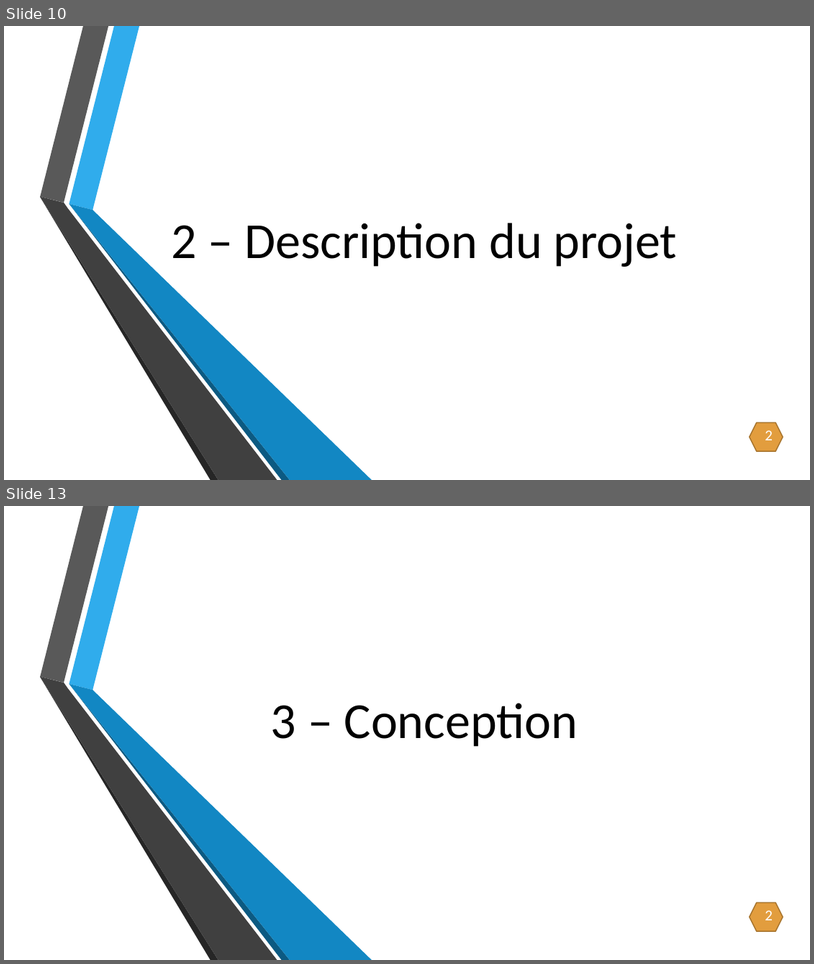
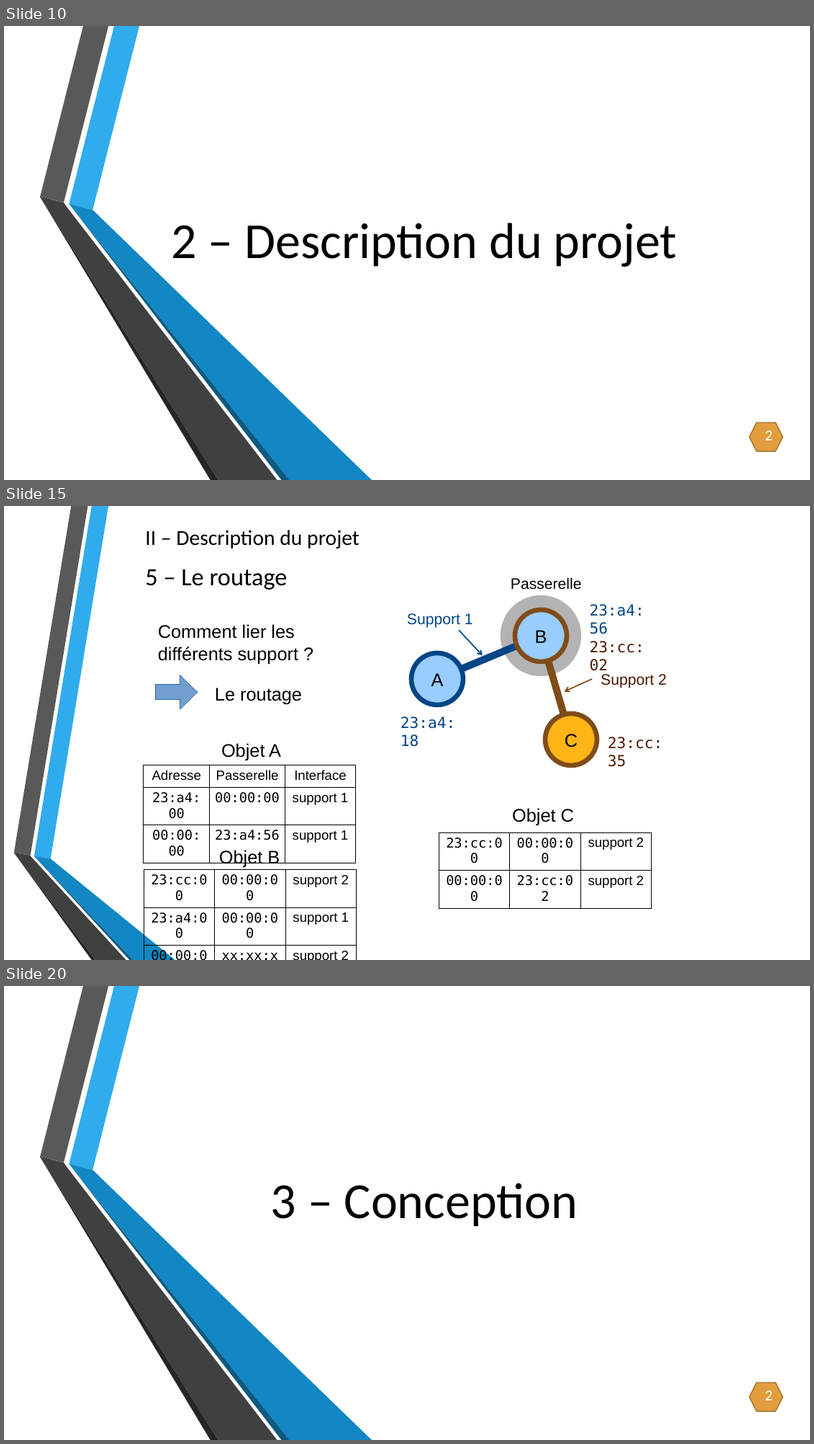
Before and after one commit to CyrillePierre/smartdevcom, a slide deck: doc/soutenance/Création d’un réseau générique et dynamique.pptx. Shown one above the other, each under a label of ours: slides 10 and 13 before the commit, slides 10, 15 and 20 after it; the slides between them are not shown. The pictures are 814x964 and 814x1444 pixels, drawn with LibreOffice and Linux fonts; fonts in the diff are those of the drawing; background and template pictures are left out. Boxes give left, top, right and bottom in pixels: in the first picture for what was removed or moved away, otherwise in the second. Text is boxed around its words. In the diff, an @@ line names an element or a change of style, - is before the commit and + after.

```diff
--- a/doc/soutenance/Création d’un réseau générique et dynamique.pptx
+++ b/doc/soutenance/Création d’un réseau générique et dynamique.pptx
@@ slide 15 added at [4, 506, 810, 960], background picture (left out) @@
@@ title added at [145, 530, 360, 548], 25.4 pt, text #000000 @@
+II – Description du projet
@@ title added at [145, 569, 288, 590], 29.4 pt, text #000000 @@
+5 – Le routage
@@ text added at [511, 577, 582, 590], 18.1 pt, text #000000 @@
+Passerelle
@@ text added at [407, 613, 473, 628], 18.1 pt, text #004586 @@
+Support 1
@@ freeform shape added at [501, 595, 581, 676], fill #B3B3B3 @@
@@ freeform shape added at [515, 610, 567, 662], fill #99CCFF, outline #804C19 5.67 pt, 21.8 pt, text #000000 @@
+B
@@ text added at [590, 604, 645, 674], 18.1 pt, text #004586 @@
+23:a4:56
+23:cc:02
@@ text added at [158, 624, 298, 664], 21.8 pt, text #000000 @@
+Comment lier les
+différents support ?
@@ arrow added from (459, 630) to (483, 656), #004586 1.42 pt @@
@@ freeform shape added at [412, 653, 464, 705], fill #99CCFF, outline #004586 5.67 pt, 21.8 pt, text #000000 @@
+A
@@ line added from (437, 679) to (541, 636), #004586 8.5 pt @@
@@ line added from (571, 739) to (541, 636), #804C19 8.5 pt @@
@@ freeform shape added at [155, 674, 198, 709], fill #729FCF, outline #3465A4 0 pt @@
@@ text added at [601, 674, 667, 688], 18.1 pt, text #4C1900 @@
+Support 2
@@ text added at [215, 687, 302, 705], 21.8 pt, text #000000 @@
+Le routage
@@ arrow added from (593, 679) to (565, 692), #804C19 1.42 pt @@
@@ text added at [401, 716, 455, 746], 18.1 pt, text #004586 @@
+23:a4:18
@@ freeform shape added at [545, 713, 597, 765], fill #FFB515, outline #804C19 5.67 pt, 21.8 pt, text #000000 @@
+C
@@ text added at [221, 743, 281, 761], 21.8 pt, text #000000 @@
+Objet A
@@ text added at [608, 736, 663, 767], 18.1 pt, text #4C1900 @@
+23:cc:35
@@ table added at [144, 765, 355, 859], 3 rows, 3 columns @@
+Adresse | Passerelle | Interface
+23:a4:00 | 00:00:00 | support 1
+00:00:00 | 23:a4:56 | support 1
@@ text added at [512, 808, 574, 826], 21.8 pt, text #000000 @@
+Objet C
@@ text added at [219, 849, 280, 867], 21.8 pt, text #000000 @@
+Objet B
@@ table added at [440, 833, 651, 903], 2 rows, 3 columns @@
+23:cc:00 | 00:00:00 | support 2
+00:00:00 | 23:cc:02 | support 2
@@ group added at [13, 506, 175, 960]: 6 freeform shapes @@
@@ table added at [144, 870, 356, 936], 3 rows, 3 columns @@
+23:cc:00 | 00:00:00 | support 2
+23:a4:00 | 00:00:00 | support 1
+00:00:00 | xx:xx:xx | support 2
@@ what was slide 13 is now slide 20 @@
```
Also in this commit, not shown: 7 slides changed, 8 other slides added, 2 slides removed, 1 other file.
